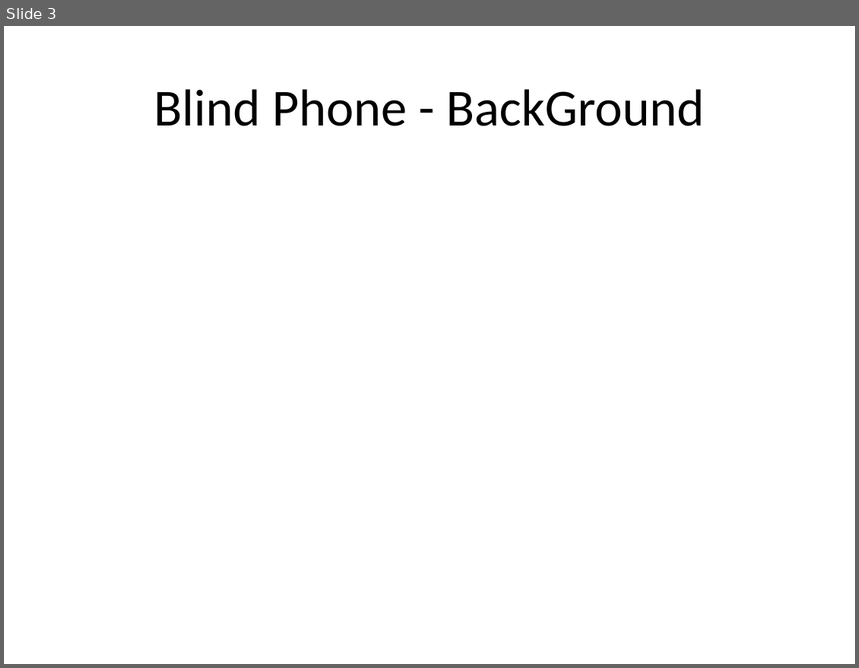
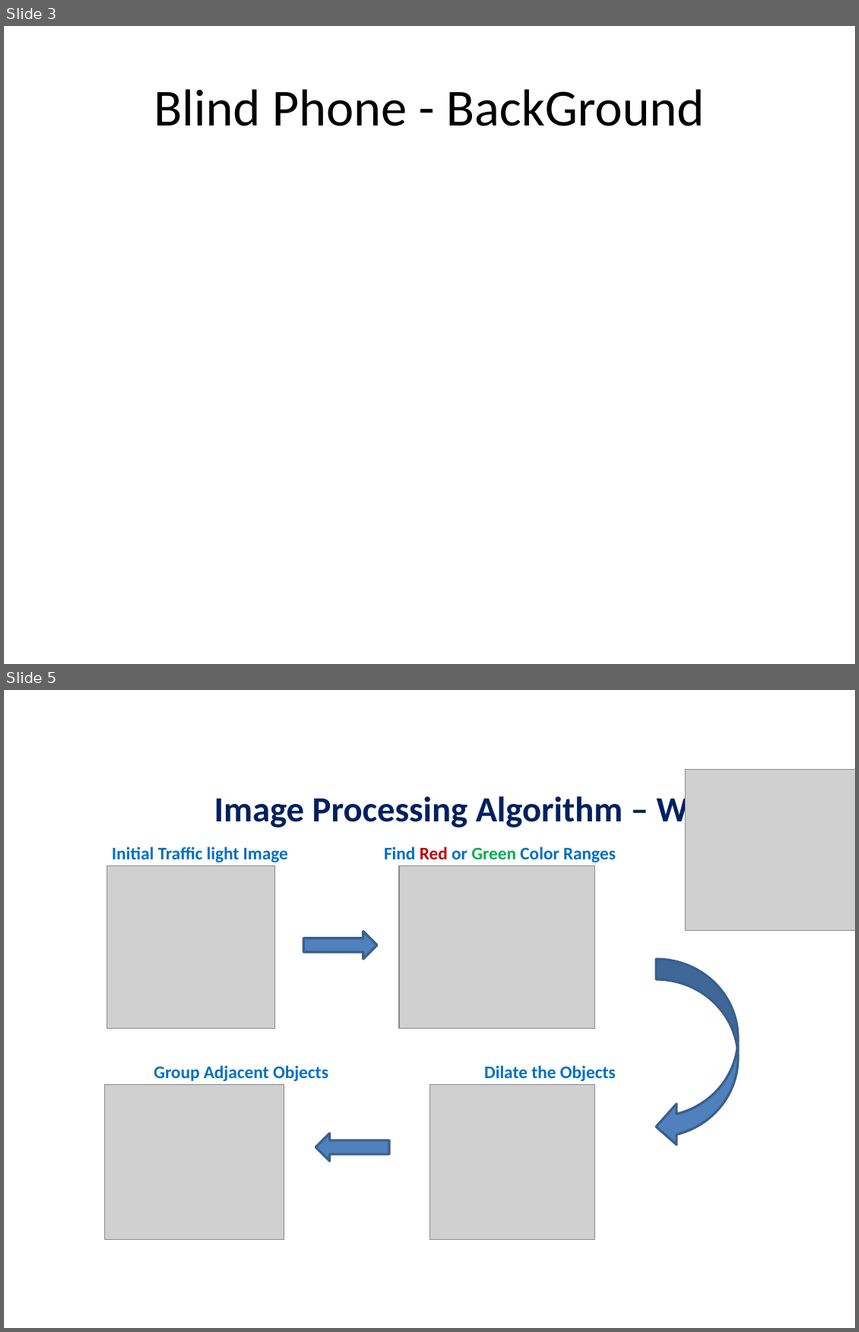
Before and after one commit to kfirt/BlindPhone, a slide deck: AnalyzerDemo/real life demo/Weekathon Presentation Template - blindphone.pptx. Shown one above the other, each under a label of ours: slide 3 before the commit, slides 3 and 5 after it; the slides between them are not shown. The pictures are 859x668 and 859x1332 pixels, drawn with LibreOffice and Linux fonts; fonts in the diff are those of the drawing; grey boxes stand for pictures. Boxes give left, top, right and bottom in pixels: in the first picture for what was removed or moved away, otherwise in the second. Text is boxed around its words. In the diff, an @@ line names an element or a change of style, - is before the commit and + after.

```diff
--- a/AnalyzerDemo/real life demo/Weekathon Presentation Template - blindphone.pptx
+++ b/AnalyzerDemo/real life demo/Weekathon Presentation Template - blindphone.pptx
@@ slide 5 added at bbox=[4, 690, 855, 1328], background #FFFFFF @@
@@ picture added at bbox=[686, 770, 855, 931] @@
@@ text added at bbox=[215, 792, 736, 831], 30 pt, text #002060, bold @@
+Image Processing Algorithm – Work Flow
@@ text added at bbox=[112, 847, 288, 863], 15 pt, text #0070C0, bold @@
+Initial Traffic light Image
@@ text added at bbox=[384, 847, 616, 863], 15 pt, text #0070C0, bold @@
+Find Red or Green Color Ranges
@@ picture added at bbox=[107, 866, 275, 1029] @@
@@ picture added at bbox=[399, 866, 595, 1029] @@
@@ right arrow added at bbox=[303, 932, 377, 960], fill #4F81BD, outline #3A5F8C 2 pt @@
@@ curved left arrow added at bbox=[656, 959, 737, 1147], fill #4F81BD, outline #3A5F8C 2 pt @@
@@ text added at bbox=[154, 1065, 329, 1081], 15 pt, text #0070C0, bold @@
+Group Adjacent Objects
@@ text added at bbox=[484, 1065, 616, 1081], 15 pt, text #0070C0, bold @@
+Dilate the Objects
@@ picture added at bbox=[104, 1085, 284, 1240] @@
@@ picture added at bbox=[430, 1085, 595, 1240] @@
@@ right arrow added at bbox=[316, 1134, 389, 1161], fill #4F81BD, outline #3A5F8C 2 pt @@
```
Also in this commit, not shown: 1 slide changed, 1 other slide added.
